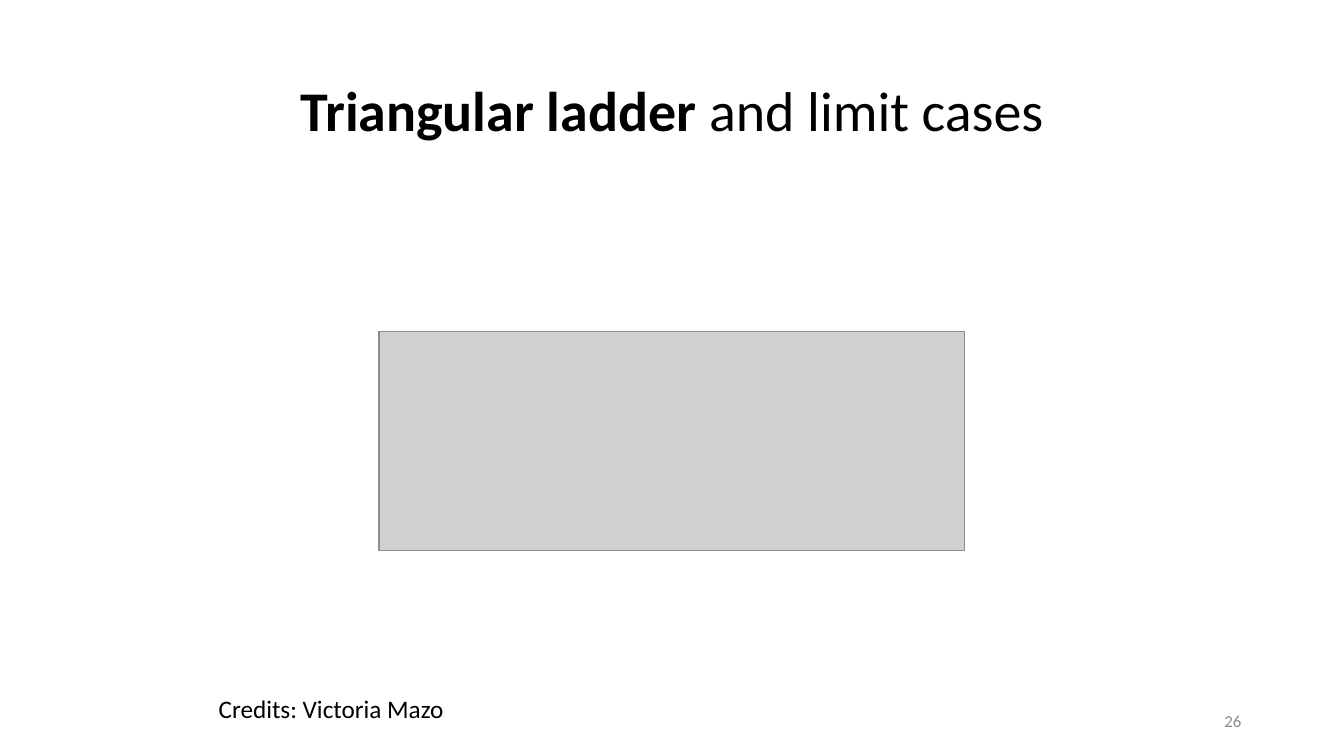
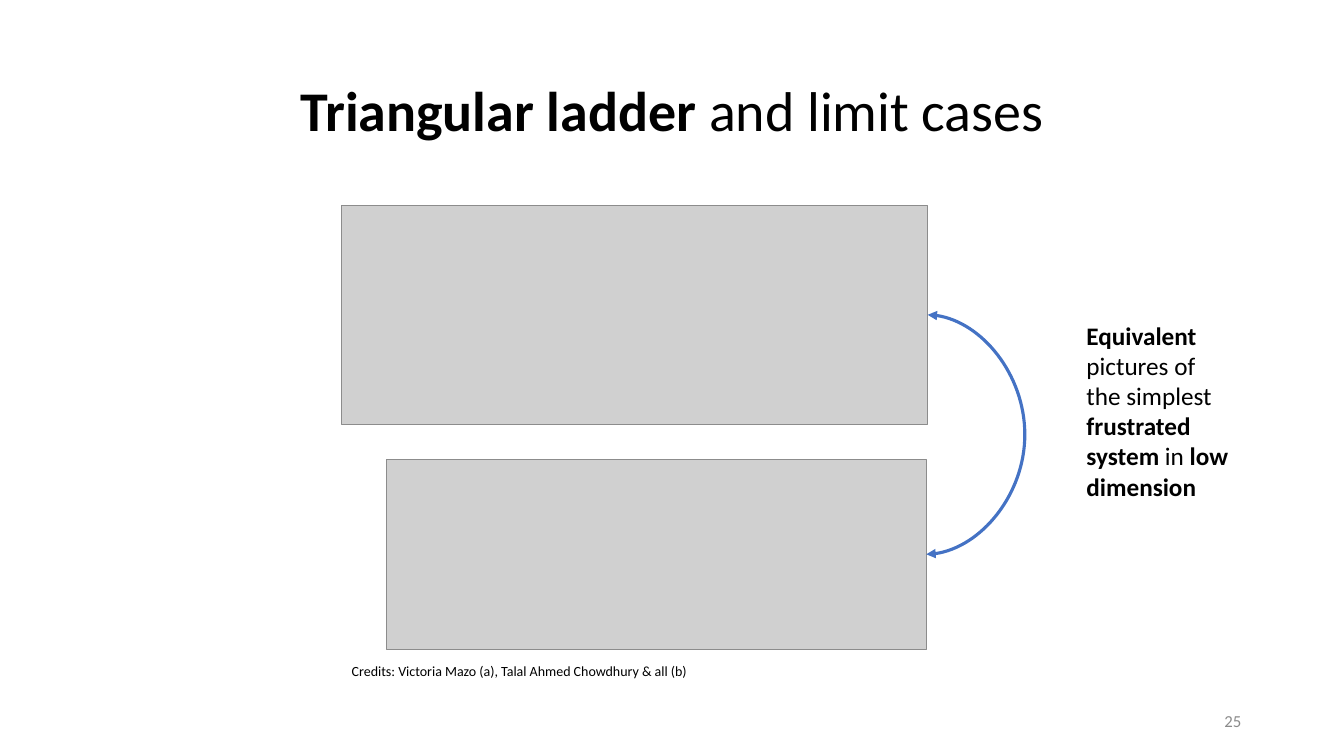
Before and after one commit to davidebernocco/Manybody_physics_project, a slide deck: slide 25 of Ladder_Heisemberg_presentation.pptx (slide 26 before the commit). Drawn at 1344x756 pixels with LibreOffice and Linux fonts; fonts in the diff are those of the drawing; grey boxes stand for pictures. Boxes give left, top, right and bottom in pixels: in the first picture for what was removed or moved away, otherwise in the second. Text is boxed around its words. In the diff, an @@ line names an element or a change of style, - is before the commit and + after.

```diff
--- a/Ladder_Heisemberg_presentation.pptx
+++ b/Ladder_Heisemberg_presentation.pptx
@@ picture: place and size @@
-picture at bbox=[379, 332, 965, 551]
+picture at bbox=[342, 206, 928, 424]
@@ curved double arrow added from (928, 315) to (927, 555), #4472C4 2.25 pt @@
@@ text added at bbox=[1086, 327, 1228, 497], 18 pt, text #000000, bold @@
+Equivalent pictures of the simplest frustrated system in low dimension
@@ picture added at bbox=[386, 459, 927, 649] @@
@@ text at bbox=[352, 666, 687, 679]: text changed; size 18 to 10 pt @@
-Credits: Victoria Mazo
+Credits: Victoria Mazo (a), Talal Ahmed Chowdhury & all (b)
@@ page number at bbox=[1224, 716, 1241, 727]: text changed @@
-26
+25
```
Also in this commit, not shown: 7 other slides changed, 4 slides added, 4 slides removed.
